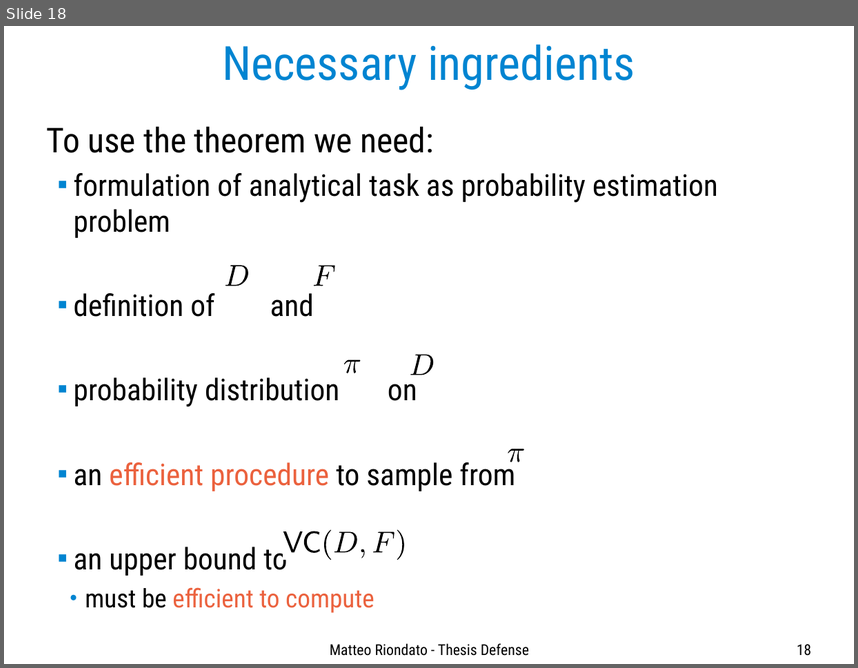
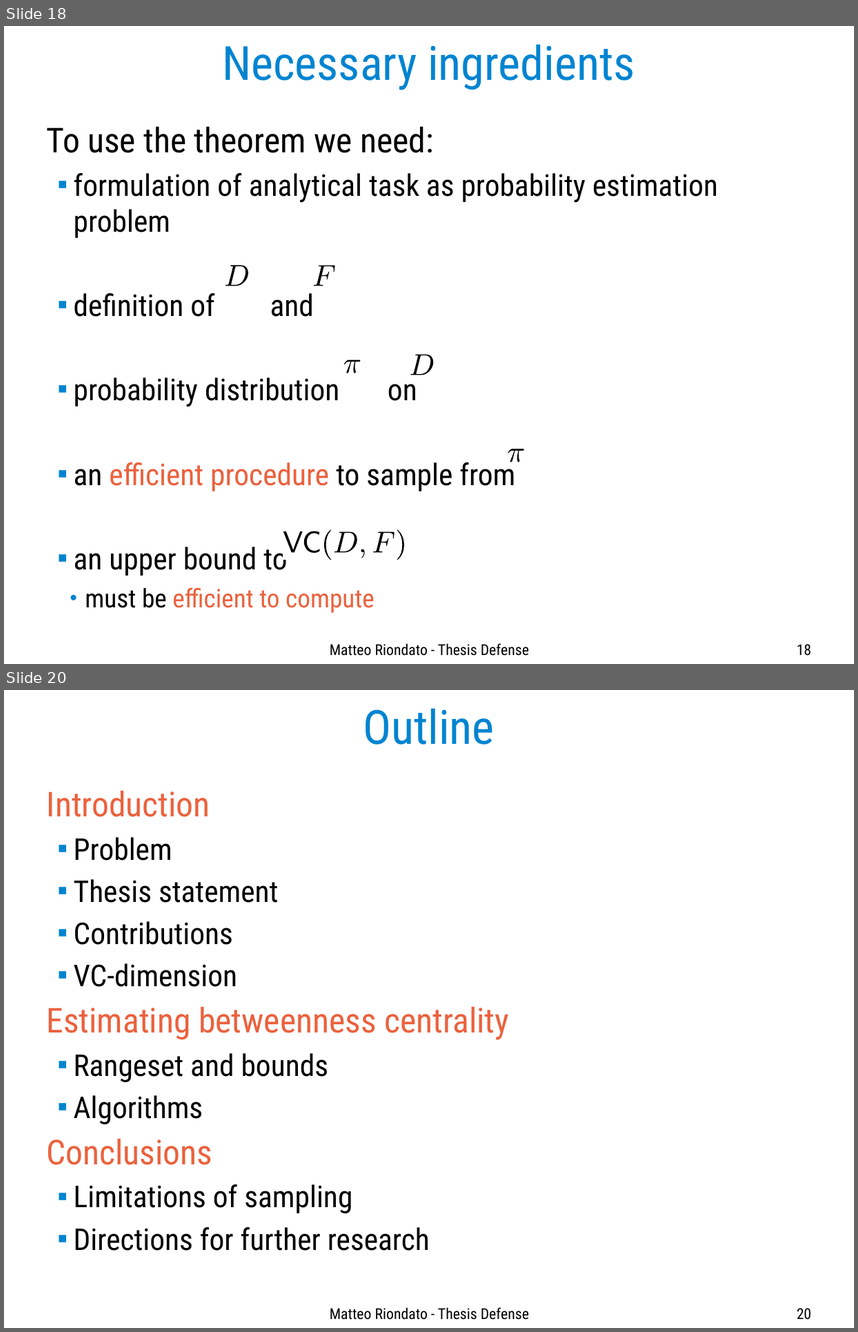
Before and after one commit to ZhizhongIsaacChen/dissertation, a slide deck: defense/Defense-talk.odp. Shown one above the other, each under a label of ours: slide 18 before the commit, slides 18 and 20 after it; the slides between them are not shown. The pictures are 858x668 and 858x1332 pixels, drawn with LibreOffice and Linux fonts; fonts in the diff are those of the drawing. Boxes give left, top, right and bottom in pixels: in the first picture for what was removed or moved away, otherwise in the second. Text is boxed around its words. In the diff, an @@ line names an element or a change of style, - is before the commit and + after.

Commit message:
Complete conclusion section.

```diff
--- a/defense/Defense-talk.odp
+++ b/defense/Defense-talk.odp
@@ slide 20 added at box(4, 690, 854, 1328), background #FFFFFF @@
@@ title added at box(363, 708, 494, 745), 44 pt, text #0084D1 @@
+Outline
@@ text added at box(47, 790, 509, 1250), 28 pt, text #000000 @@
+Introduction
+  ■ Problem
+  ■ Thesis statement
+  ■ Contributions
+  ■ VC-dimension
+Estimating betweenness centrality
+  ■ Rangeset and bounds
+  ■ Algorithms
+Conclusions
+  ■ Limitations of sampling
+  ■ Directions for further research
@@ text added at box(330, 1307, 529, 1319), 14 pt, text #000000 @@
+Matteo Riondato - Thesis Defense
@@ page number added at box(797, 1308, 811, 1319), 14 pt, text #000000 @@
+20
```
Also in this commit, not shown: 4 slides changed, 5 other slides added.
